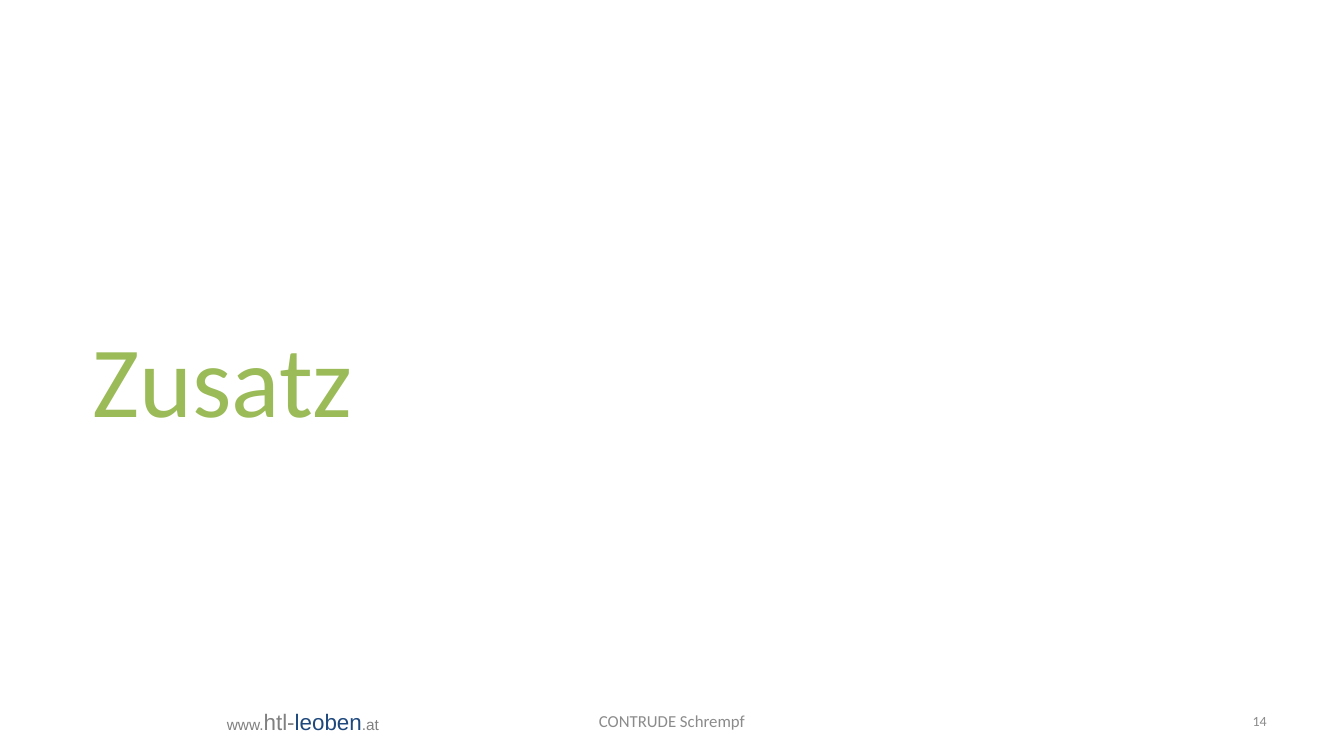
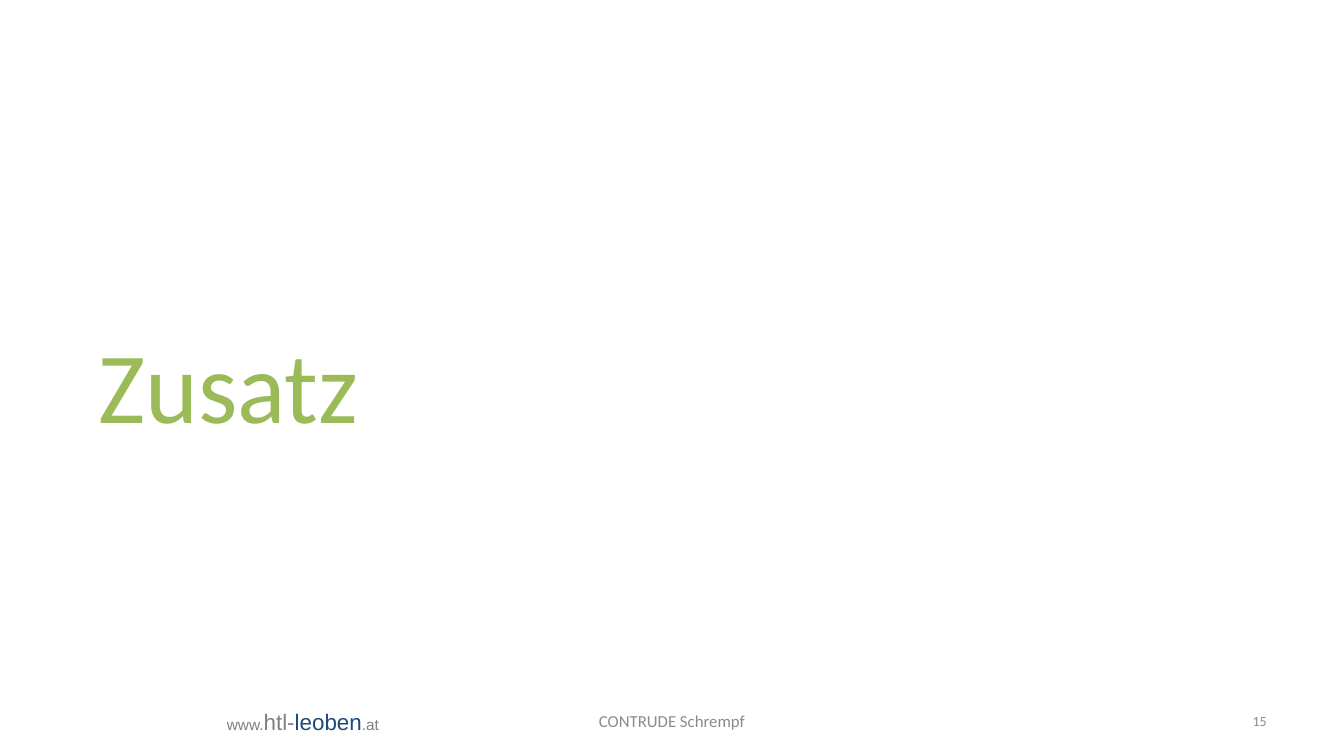
Before and after one commit to bitsneak/Contrude, a slide deck: slide 15 of Diplomarbeit/doc/Presentations/DA-Präsentation2025-Verteidigung.pptx (slide 14 before the commit). Drawn at 1344x756 pixels with LibreOffice and Linux fonts; fonts in the diff are those of the drawing; background and template pictures are left out. Boxes give left, top, right and bottom in pixels: in the first picture for what was removed or moved away, otherwise in the second. Text is boxed around its words. In the diff, an @@ line names an element or a change of style, - is before the commit and + after.

```diff
--- a/Diplomarbeit/doc/Presentations/DA-Präsentation2025-Verteidigung.pptx
+++ b/Diplomarbeit/doc/Presentations/DA-Präsentation2025-Verteidigung.pptx
@@ text "Zusatz": place and size @@
-text "Zusatz" at <box>92,352,352,418</box>
+text "Zusatz" at <box>98,358,358,424</box>
@@ page number at <box>1253,717,1267,726</box>: text changed @@
-14
+15
```
Also in this commit, not shown: 4 other slides changed, 4 slides added.
